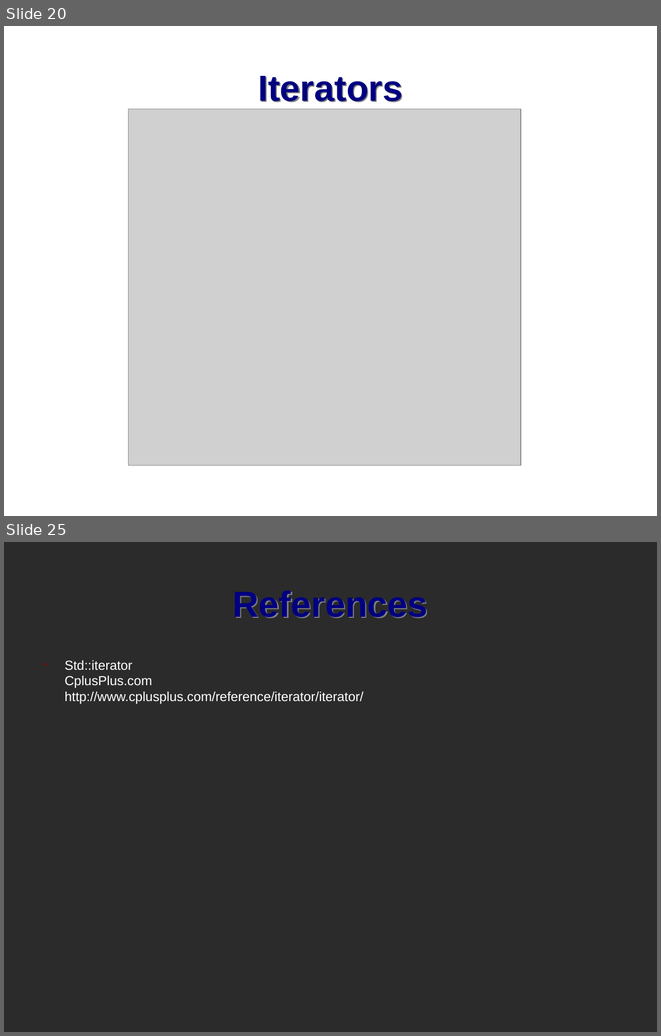
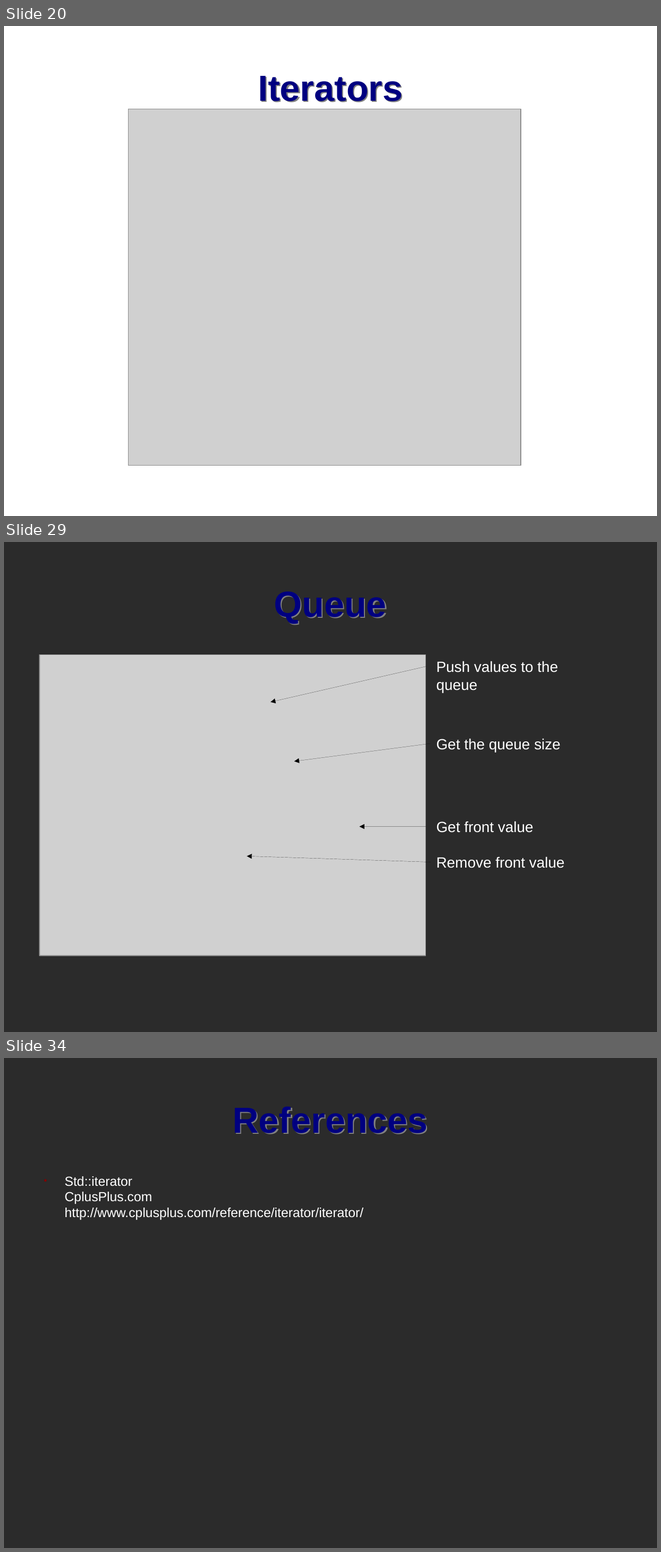
Before and after one commit to mactwist555/CPP-Course, a slide deck: Lecture/12 STL Data Structures and Iterators/1 STL Data Structures.odp. Shown one above the other, each under a label of ours: slides 20 and 25 before the commit, slides 20, 29 and 34 after it; the slides between them are not shown. The pictures are 661x1036 and 661x1552 pixels, drawn with LibreOffice and Linux fonts; fonts in the diff are those of the drawing; grey boxes stand for pictures; background and template pictures are left out; a plain dark background stands for a picture behind light text. Boxes give left, top, right and bottom in pixels: in the first picture for what was removed or moved away, otherwise in the second. Text is boxed around its words. In the diff, an @@ line names an element or a change of style, - is before the commit and + after.

```diff
--- a/Lecture/12 STL Data Structures and Iterators/1 STL Data Structures.odp
+++ b/Lecture/12 STL Data Structures and Iterators/1 STL Data Structures.odp
@@ slide 29 added at bbox=[4, 542, 657, 1032], background picture (left out) @@
@@ title added at bbox=[274, 591, 387, 623], 44 pt, text #000080, bold @@
+Queue
@@ picture added at bbox=[40, 654, 426, 955] @@
@@ arrow added from (426, 667) to (271, 702), #000000 0 pt @@
@@ text added at bbox=[436, 661, 558, 693], 18 pt, text #FFFFFF @@
+Push values to the queue
@@ arrow added from (431, 743) to (294, 761), #000000 0 pt @@
@@ text added at bbox=[436, 738, 560, 752], 18 pt, text #FFFFFF @@
+Get the queue size
@@ arrow added from (426, 827) to (360, 827), #000000 0 pt @@
@@ text added at bbox=[436, 821, 565, 868], 18 pt, text #FFFFFF @@
+Get front value
+Remove front value
@@ arrow added from (431, 862) to (247, 856), #000000 0 pt @@
@@ what was slide 25 is now slide 34 @@
```
Also in this commit, not shown: 12 other slides added, 4 slides removed.
